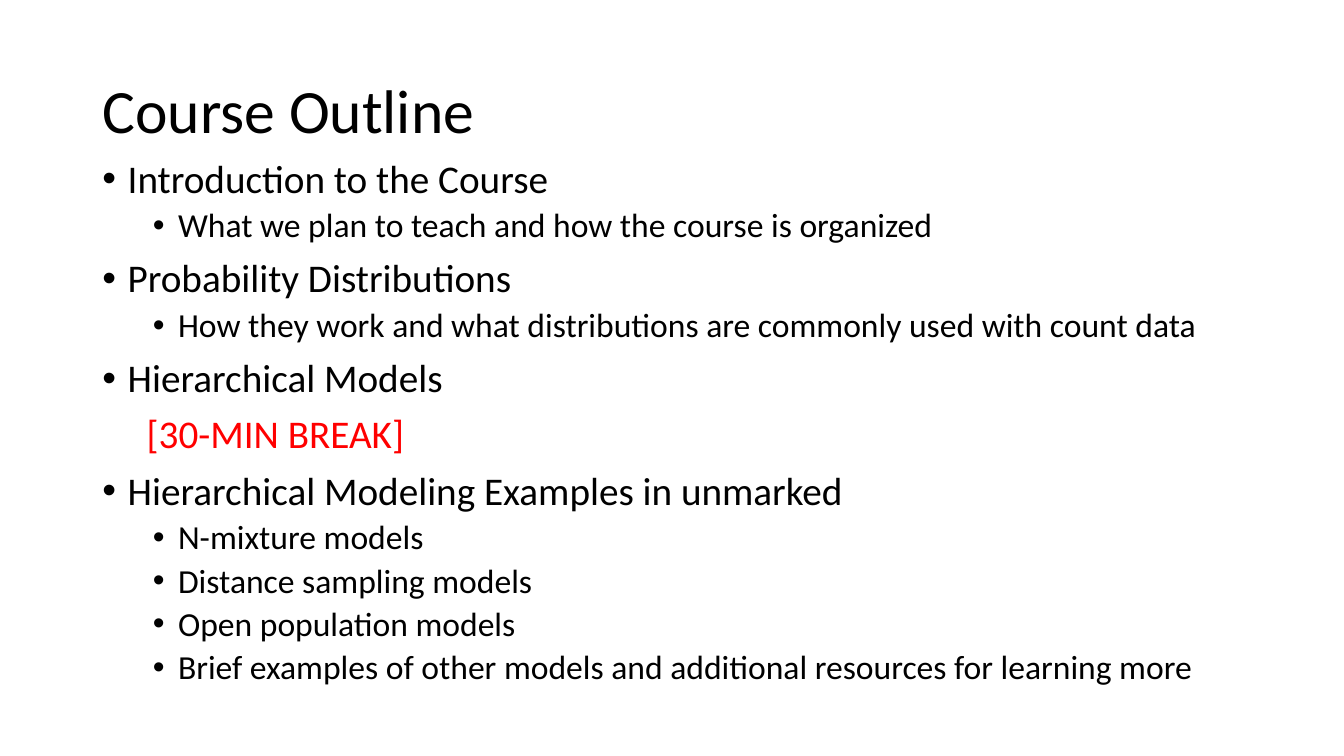
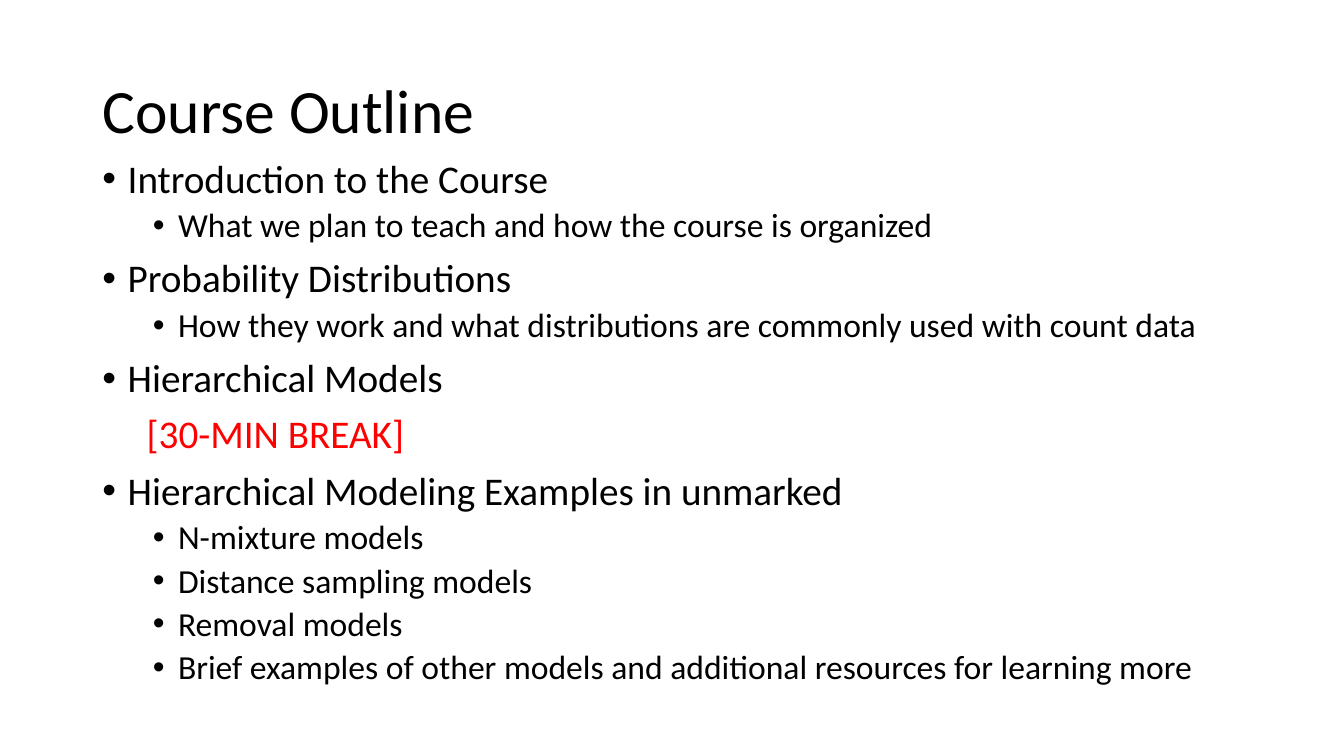
Before and after one commit to evanmadams/NAOC2020-Count-Data-Workshop, a slide deck: slide 2 of lessons/workshop_introduction.pptx. Drawn at 1344x756 pixels with LibreOffice and Linux fonts; fonts in the diff are those of the drawing. Boxes give left, top, right and bottom in pixels: in the first picture for what was removed or moved away, otherwise in the second. Text is boxed around its words. In the diff, an @@ line names an element or a change of style, - is before the commit and + after.

```diff
--- a/lessons/workshop_introduction.pptx
+++ b/lessons/workshop_introduction.pptx
@@ text at [178, 612, 403, 637]: text changed @@
-  • Open population models
+  • Removal models
```
Also in this commit, not shown: 1 other slide changed, 2 other files.
